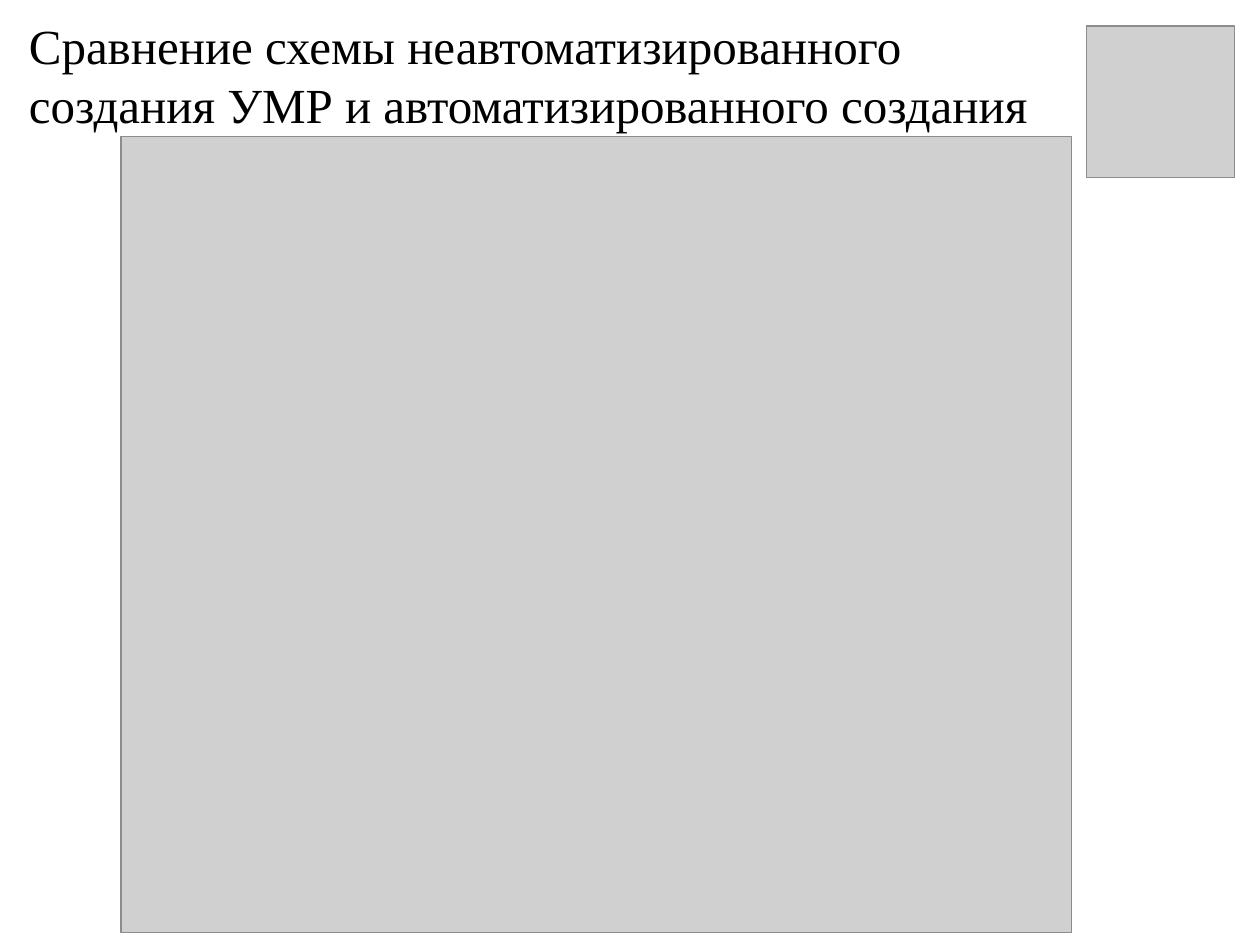
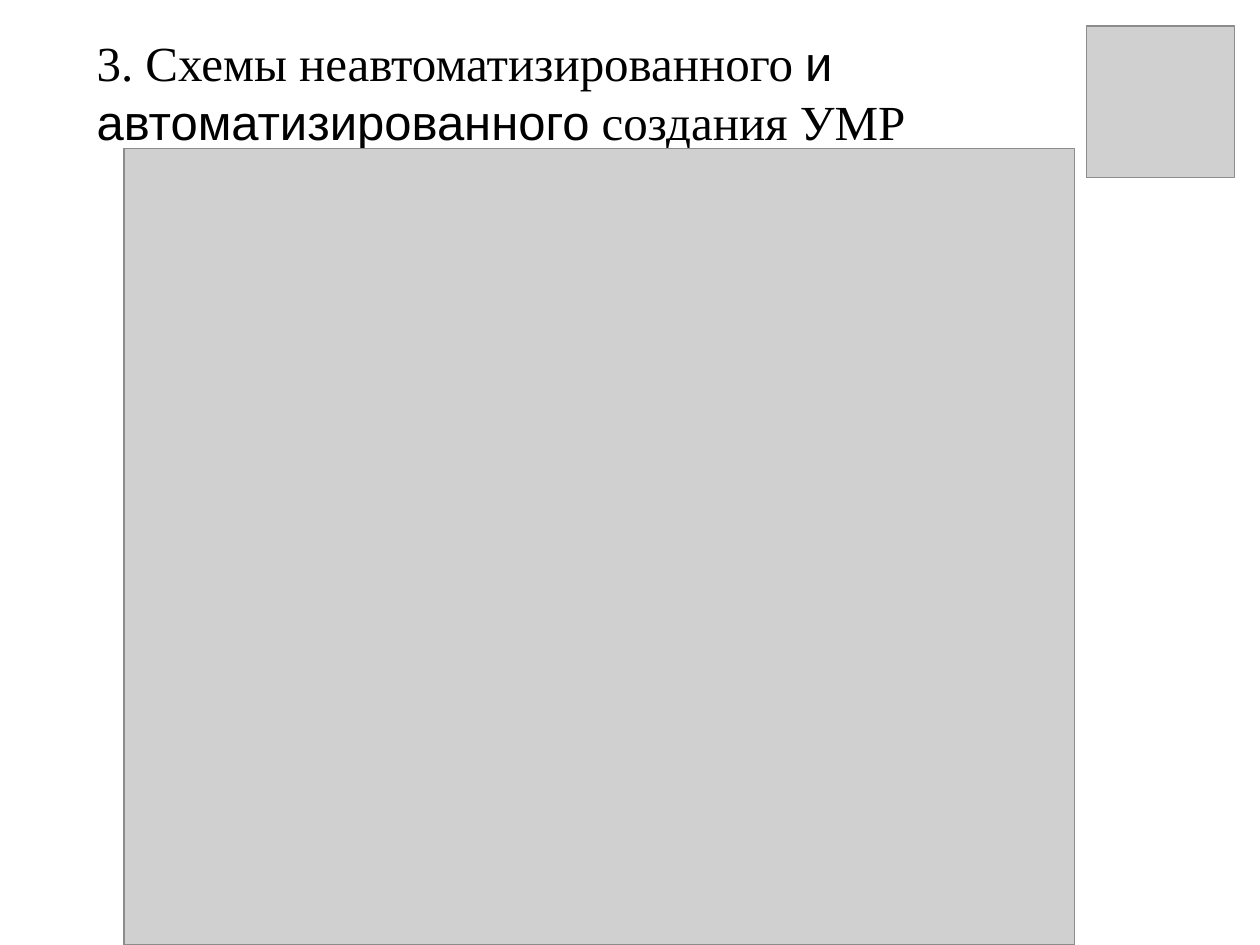
Before and after one commit to Zakycka163/MyProg, a slide deck: slide 4 of 0_Documents_for_ВКР/BKP/Презентация для диплома.ppt. Drawn at 1260x945 pixels with LibreOffice and Linux fonts; fonts in the diff are those of the drawing; grey boxes stand for pictures. Boxes give left, top, right and bottom in pixels: in the first picture for what was removed or moved away, otherwise in the second. Text is boxed around its words. In the diff, an @@ line names an element or a change of style, - is before the commit and + after.

```diff
--- a/0_Documents_for_ВКР/BKP/Презентация для диплома.ppt
+++ b/0_Documents_for_ВКР/BKP/Презентация для диплома.ppt
@@ text at box(97, 48, 905, 150): text changed @@
-Сравнение схемы неавтоматизированного создания УМР и автоматизированного создания
+3. Схемы неавтоматизированного и автоматизированного создания УМР
@@ picture: place and size @@
-picture at box(121, 136, 1071, 932)
+picture at box(123, 149, 1074, 945)
```
Also in this commit, not shown: 5 other slides changed, 3 other files.
